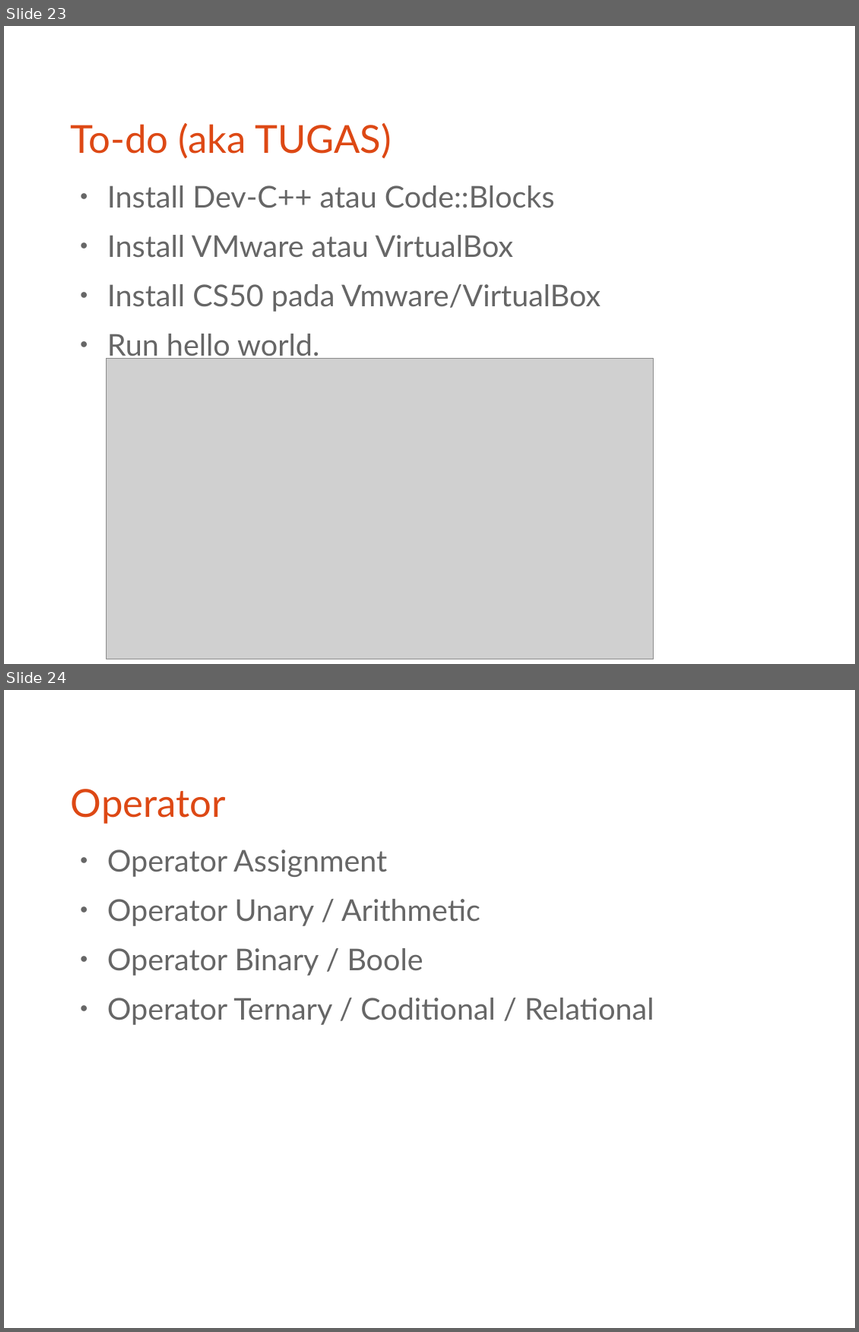
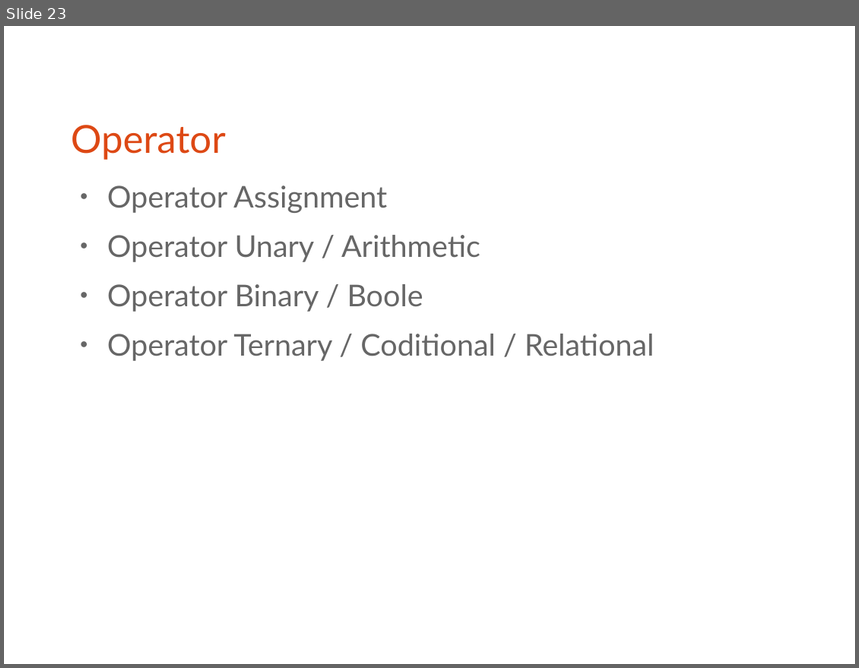
Before and after one commit to bagustris/prokom-tf, a slide deck: slide/prokom0.odp. Shown one above the other, each under a label of ours: slides 23 and 24 before the commit, slide 23 after it. The pictures are 859x1332 and 859x668 pixels, drawn with LibreOffice and Linux fonts; fonts in the diff are those of the drawing; grey boxes stand for pictures. Boxes give left, top, right and bottom in pixels: in the first picture for what was removed or moved away, otherwise in the second. Text is boxed around its words. In the diff, an @@ line names an element or a change of style, - is before the commit and + after.

Commit message:
mod some

```diff
--- a/slide/prokom0.odp
+++ b/slide/prokom0.odp
@@ slide 23 removed at <box>4,26,855,664</box>, background #FFFFFF @@
@@ title removed at <box>71,123,392,159</box> @@
-To-do (aka TUGAS)
@@ text removed at <box>107,186,601,361</box> @@
-● Install Dev-C++ atau Code::Blocks
-● Install VMware atau VirtualBox
-● Install CS50 pada Vmware/VirtualBox
-● Run hello world.
@@ picture removed at <box>107,359,655,660</box> @@
@@ what was slide 24 is now slide 23 @@
```
